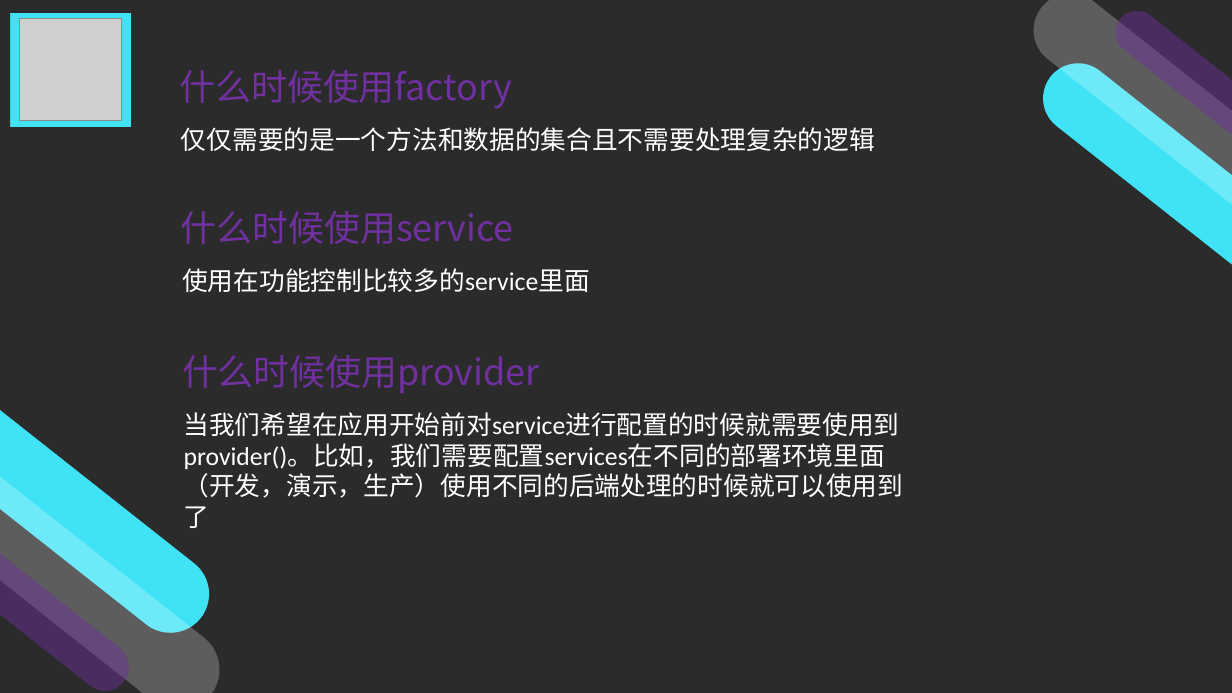
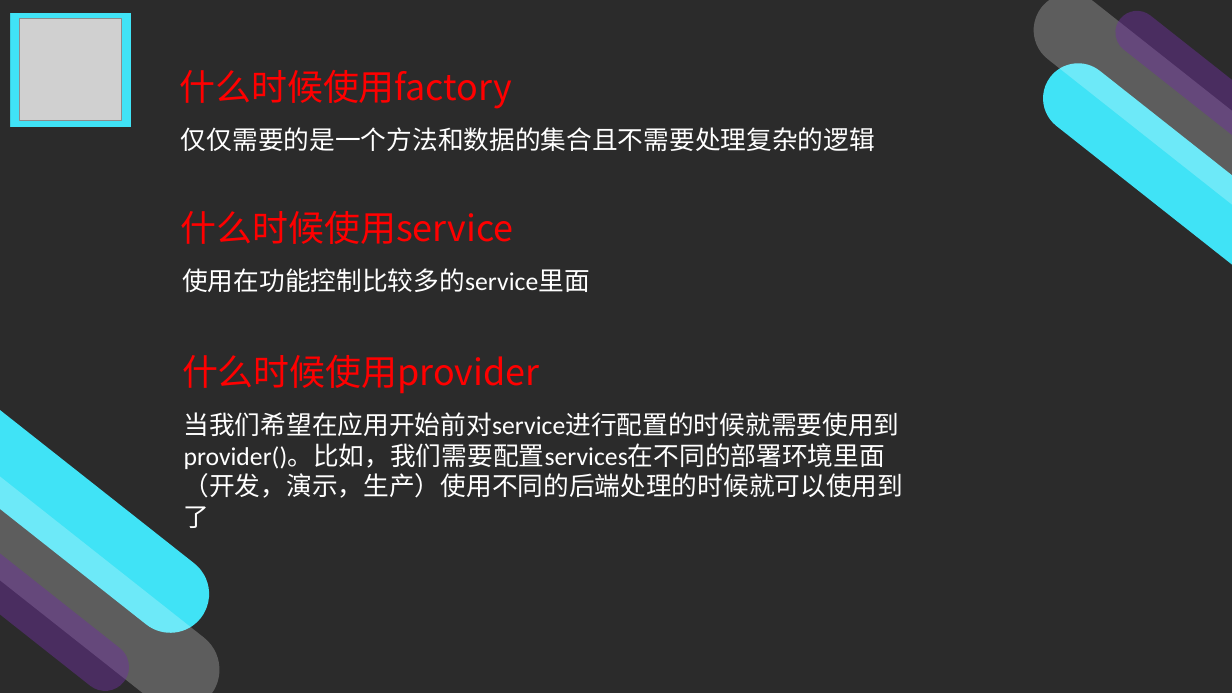
Before and after one commit to Dreamweaver-jun/AngularJS-sample, a slide deck: slide 20 of AngularJS演示.pptx. Drawn at 1232x693 pixels with LibreOffice and Linux fonts; fonts in the diff are those of the drawing; grey boxes stand for pictures; background and template pictures are left out; a plain dark background stands for a picture behind light text. Boxes give left, top, right and bottom in pixels: in the first picture for what was removed or moved away, otherwise in the second. Text is boxed around its words. In the diff, an @@ line names an element or a change of style, - is before the commit and + after.

```diff
--- a/AngularJS演示.pptx
+++ b/AngularJS演示.pptx
@@ text colour #7030A0 to #FF0000 in 3 elements at (x1=180, y1=70, x2=513, y2=109), (x1=181, y1=211, x2=514, y2=244), (x1=182, y1=355, x2=539, y2=394) @@
```
Also in this commit, not shown: 2 other slides changed, 1 slide added, 1 other file.
